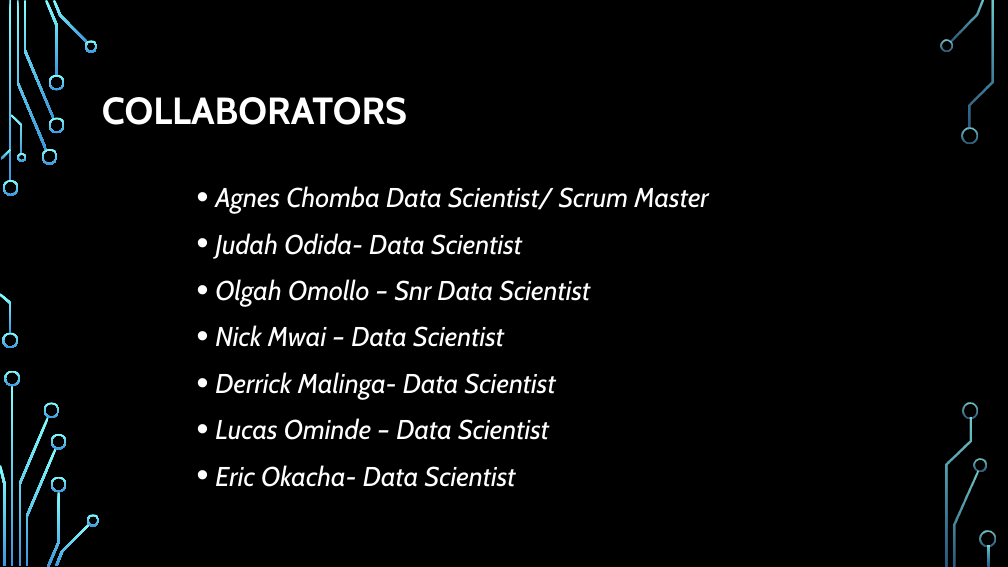
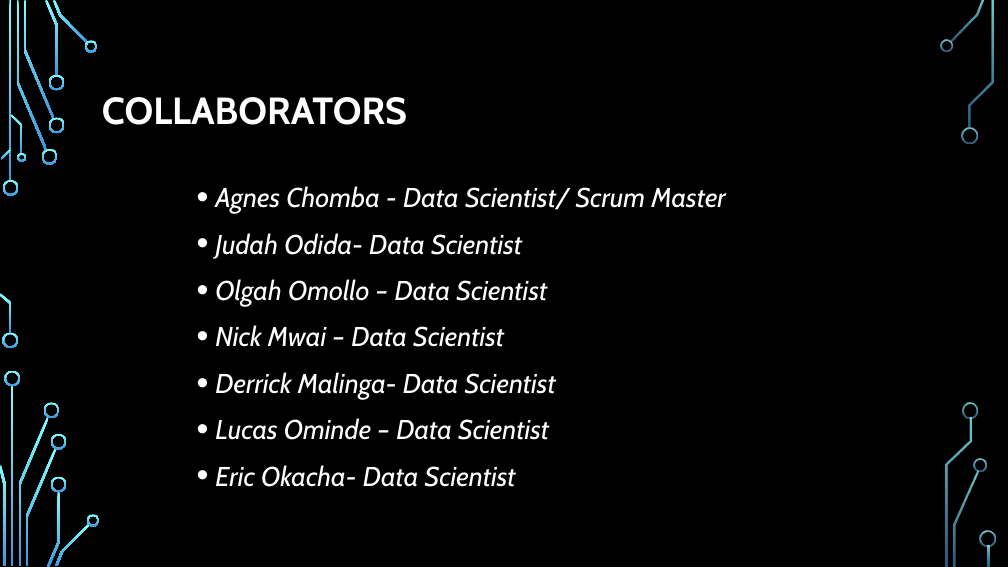
Before and after one commit to jodida01/Group_5_Capstone_Project, a slide deck: slide 2 of Presentation.pptx. Drawn at 1008x567 pixels with LibreOffice and Linux fonts; fonts in the diff are those of the drawing; background and template pictures are left out. Boxes give left, top, right and bottom in pixels: in the first picture for what was removed or moved away, otherwise in the second. Text is boxed around its words. In the diff, an @@ line names an element or a change of style, - is before the commit and + after.

```diff
--- a/Presentation.pptx
+++ b/Presentation.pptx
@@ text at [215,186,726,213]: text changed @@
-• Agnes Chomba Data Scientist/ Scrum Master
+• Agnes Chomba - Data Scientist/ Scrum Master
@@ text at [215,279,547,306]: text changed @@
-• Olgah Omollo – Snr Data Scientist
+• Olgah Omollo – Data Scientist
```
Also in this commit, not shown: 4 other slides changed, 3 other files.
